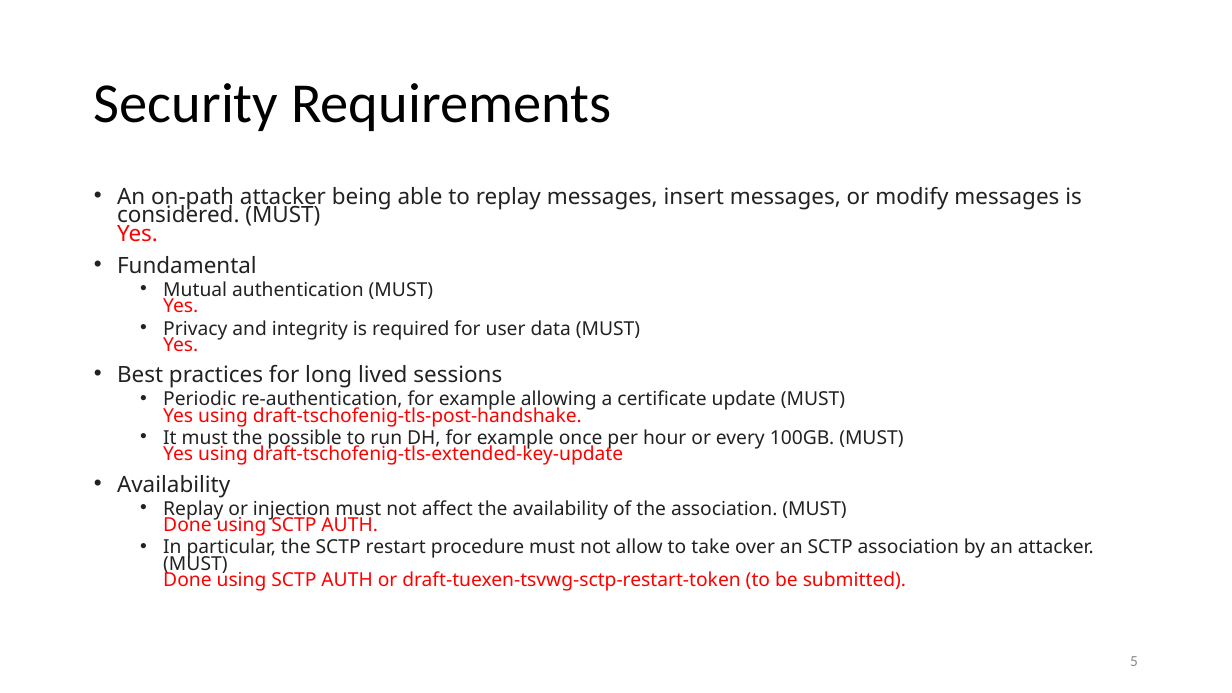
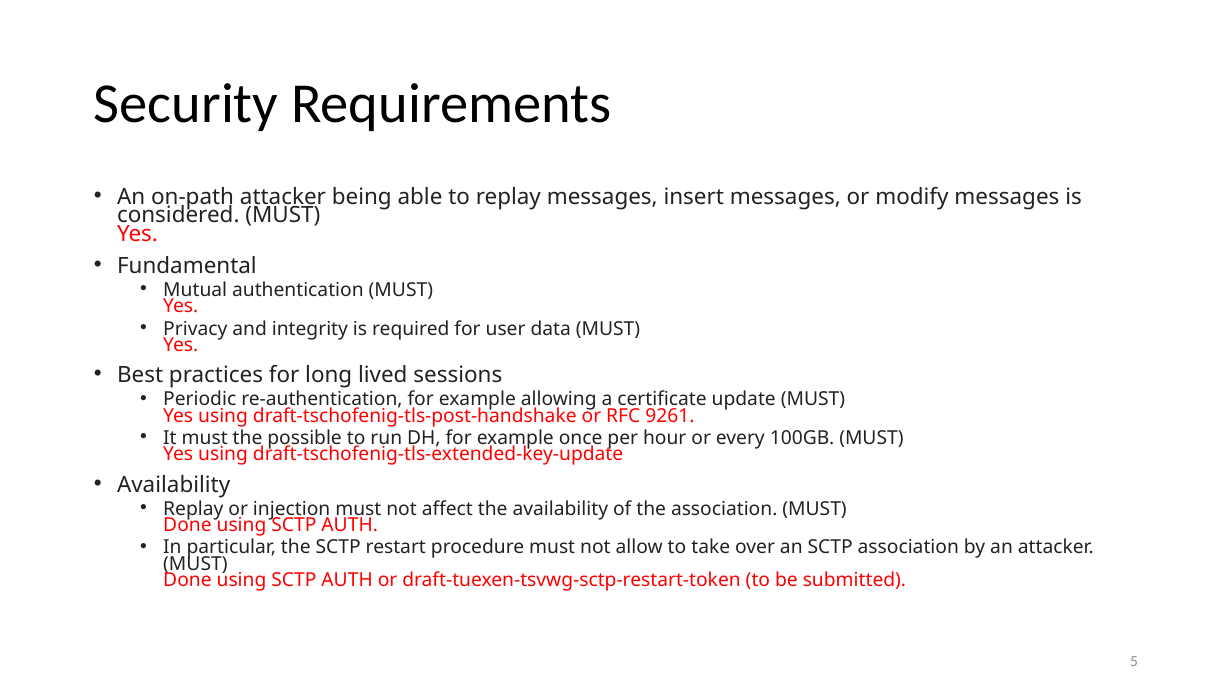
Before and after one commit to sctplab/sctp-dtls-requirements, a slide deck: slide 6 of SCTP_DTLS_REQ-matching-dtls-over-sctp-tuexen.pptx. Drawn at 1232x693 pixels with LibreOffice and Linux fonts; fonts in the diff are those of the drawing. Boxes give left, top, right and bottom in pixels: in the first picture for what was removed or moved away, otherwise in the second. Text is boxed around its words. In the diff, an @@ line names an element or a change of style, - is before the commit and + after.

Commit message:
Add reference to RFC

```diff
--- a/SCTP_DTLS_REQ-matching-dtls-over-sctp-tuexen.pptx
+++ b/SCTP_DTLS_REQ-matching-dtls-over-sctp-tuexen.pptx
@@ text at <box>163,387,845,427</box>: text changed @@
-  • Periodic re-authentication, for example allowing a certificate update (MUST)
-    Yes using draft-tschofenig-tls-post-handshake.
+  • Periodic re-authentication, for example allowing a certificate update (MUST)
+    Yes using draft-tschofenig-tls-post-handshake or RFC 9261.
```
